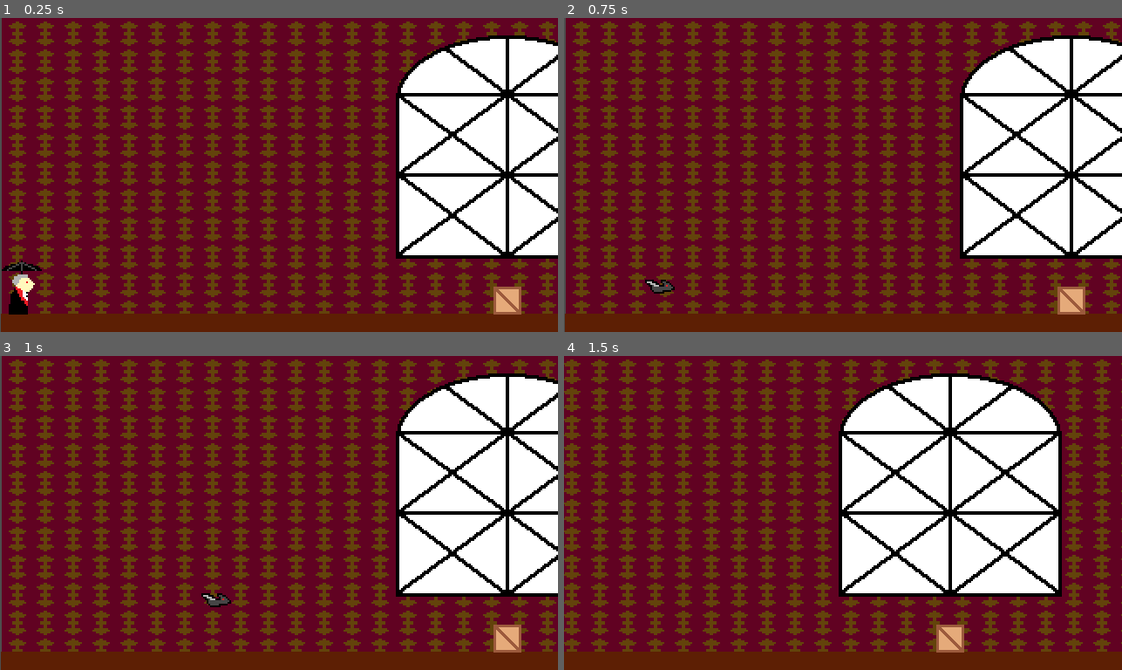
Above: before the commit, frames 1-4 (two rows, left to right).
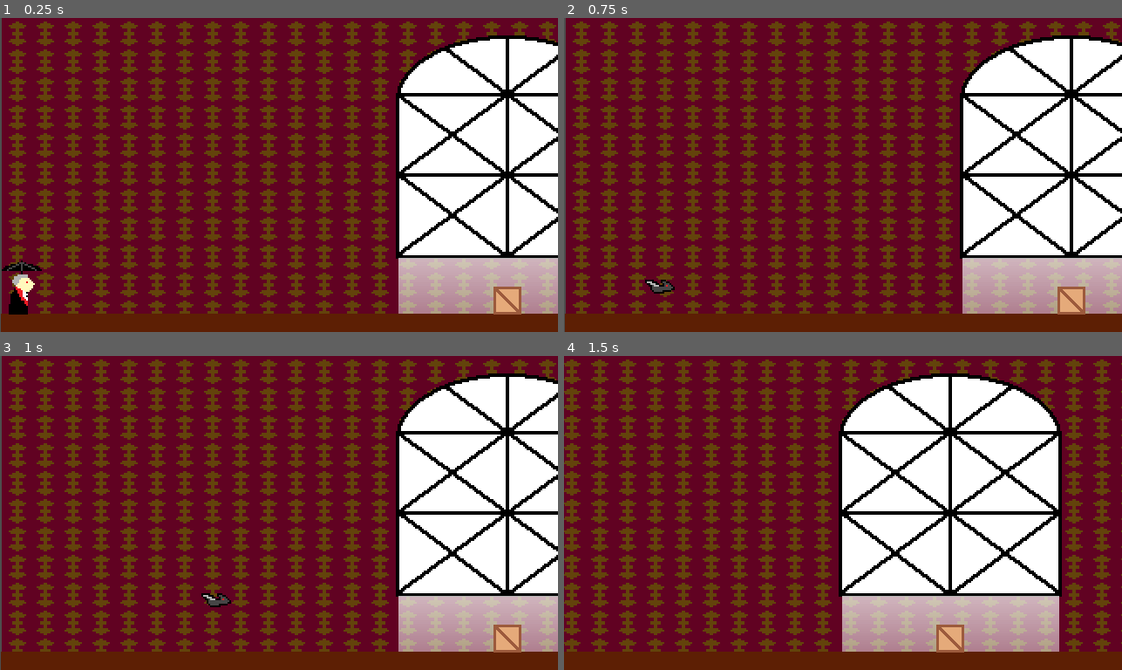
Above: after the commit, the same moments.

Repository: JedsadaSrijunpoe/sunlight-is-enemy
Game: Godot game, scene res://Level/level_1.tscn
Same seed, same stepped clock (60 frames per second), same inputs: the game is played once before the commit and once after it.
Inputs:
- Up to frame 1 (0.25 s): no input
- Up to frame 2 (0.75 s): tap Enter at 0.5 s; hold D (move_right) from 0.53 s (still down); tap Space (toggle) at 0.6 s
- Up to frame 3 (1 s): keep holding D (move_right); tap W (jump) at 0.77 s
- Up to frame 4 (1.5 s): keep holding D (move_right); tap Space (toggle) at 1.35 s

The runs differ from the first frame. In frame 1, 4.7% of the frame differs, in the area x 71-100%, y 76-95%; in frame 2, 4.7%; in frame 3, 4.7%; in frame 4, 6.5%, in the area x 49-89%, y 76-95%.

Commit message:
Update window hitbox and visual

Diff:
--- a/Level/level_1.tscn
+++ b/Level/level_1.tscn
@@ -7,8 +7,13 @@
 [ext_resource type="PackedScene" uid="uid://coq2wpfjr3ppr" path="res://World/crate.tscn" id="3_5571h"]
 [ext_resource type="Texture2D" uid="uid://ccfkmu68ntij2" path="res://World/window.png" id="4_oobcy"]
 
-[sub_resource type="RectangleShape2D" id="RectangleShape2D_gy1j7"]
-size = Vector2(128, 160)
+[sub_resource type="Gradient" id="Gradient_7643q"]
+colors = PackedColorArray(1, 1, 1, 0.705882, 1, 1, 1, 0.352941)
+
+[sub_resource type="GradientTexture2D" id="GradientTexture2D_rm4wx"]
+gradient = SubResource("Gradient_7643q")
+fill_from = Vector2(0.5, 0)
+fill_to = Vector2(0.5, 1)
 
 [sub_resource type="Gradient" id="Gradient_iuo6q"]
 colors = PackedColorArray(0.36601, 0.12483, 0.0196051, 1, 1, 1, 1, 1)
@@ -36,9 +41,13 @@
 [node name="Hitbox" parent="Window" instance=ExtResource("2_4ubfn")]
 collision_layer = 4
 
-[node name="CollisionShape2D" parent="Window/Hitbox" index="0"]
-position = Vector2(0, 16)
-shape = SubResource("RectangleShape2D_gy1j7")
+[node name="CollisionPolygon2D" parent="Window/Hitbox" index="0"]
+polygon = PackedVector2Array(-63, 96, -63, 96, -63, -30, -57, -43, -42, -54, -25, -60, 0, -63, 25, -60, 42, -54, 57, -43, 63, -30, 63, 96)
+
+[node name="Sprite2D" type="Sprite2D" parent="Window/Hitbox"]
+position = Vector2(0, 90)
+scale = Vector2(1.94564, 0.820404)
+texture = SubResource("GradientTexture2D_rm4wx")
 
 [node name="StaticBody2D" type="StaticBody2D" parent="."]
 
--- a/Overlap/hitbox.tscn
+++ b/Overlap/hitbox.tscn
@@ -4,4 +4,4 @@
 collision_layer = 0
 collision_mask = 0
 
-[node name="CollisionShape2D" type="CollisionShape2D" parent="."]
+[node name="CollisionPolygon2D" type="CollisionPolygon2D" parent="."]
Not shown: 1 places in Level/level_1.tscn that only renumber resources
